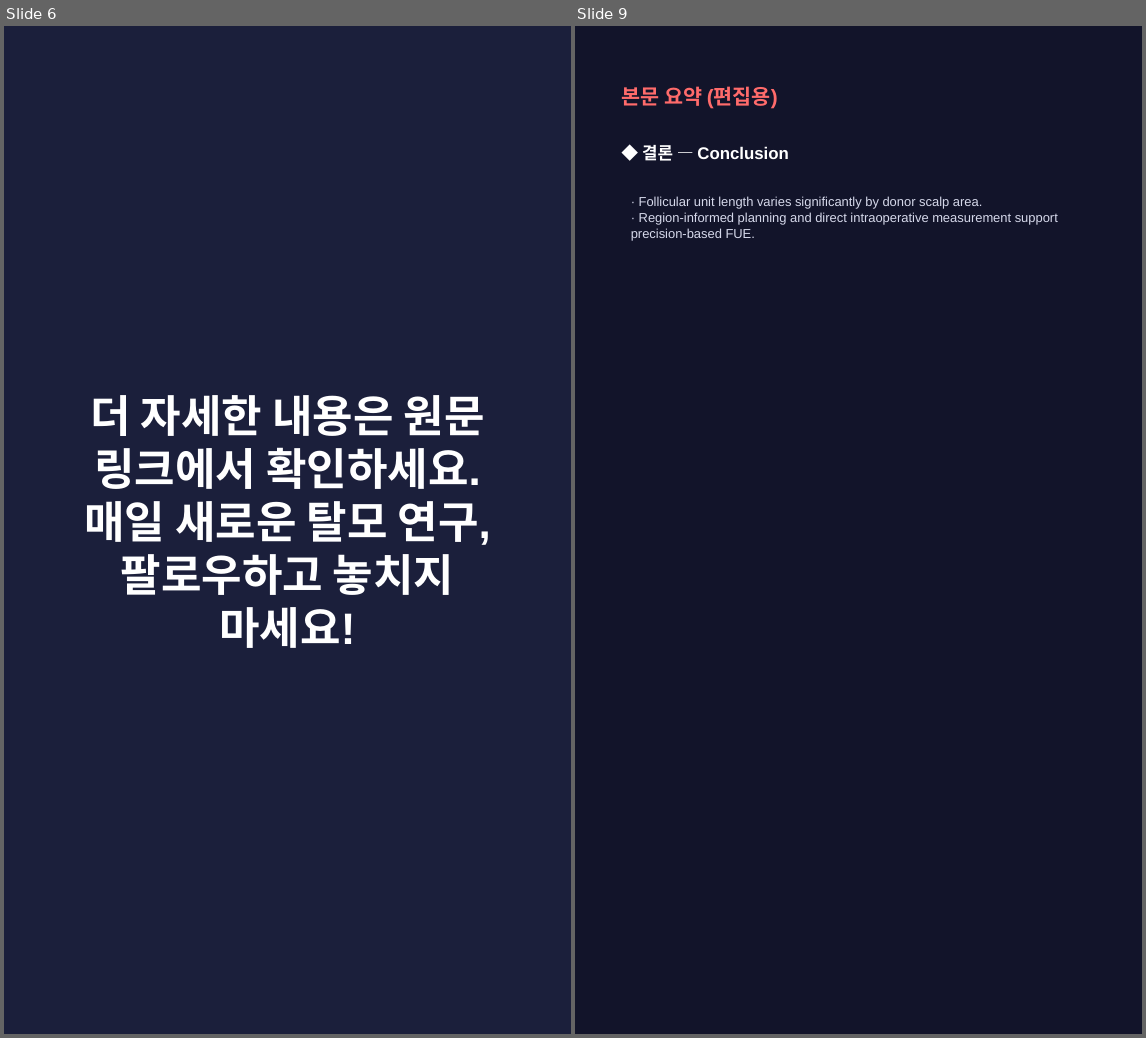
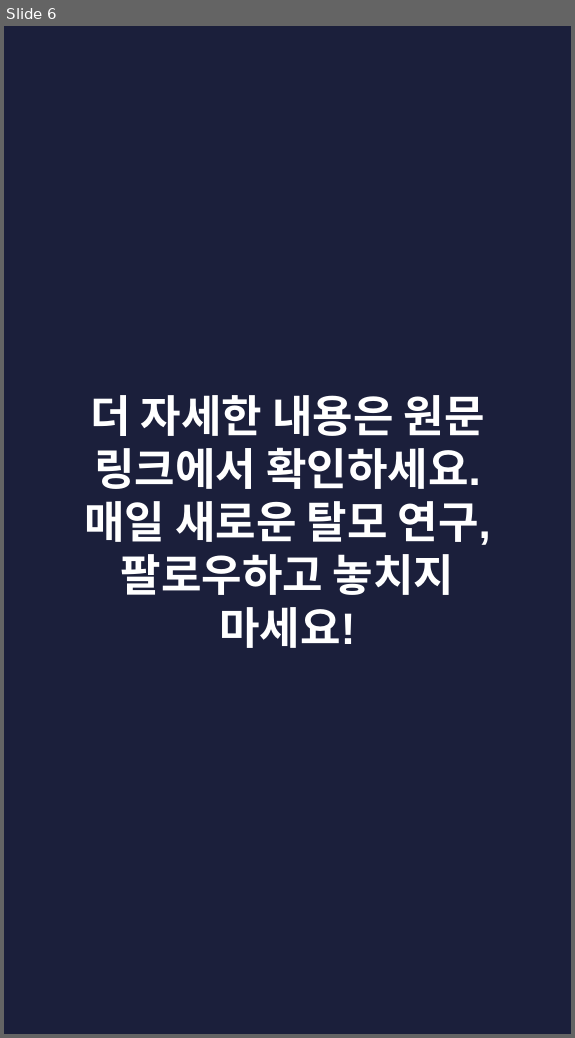
Before and after one commit to hyokang2010-BJ-ANTH/product-builder-test, a slide deck: pwa/data/latest/slides.pptx. Shown side by side, each under a label of ours: slides 6 and 9 before the commit, slide 6 after it; the slides between them are not shown. The pictures are 1146x1038 and 575x1038 pixels, drawn with LibreOffice and Linux fonts; fonts in the diff are those of the drawing. Boxes give left, top, right and bottom in pixels: in the first picture for what was removed or moved away, otherwise in the second. Text is boxed around its words. In the diff, an @@ line names an element or a change of style, - is before the commit and + after.

```diff
--- a/pwa/data/latest/slides.pptx
+++ b/pwa/data/latest/slides.pptx
@@ slide 9 removed at [575, 26, 1142, 1034], background #12142A @@
@@ text removed at [621, 86, 778, 109] @@
-본문 요약 (편집용)
@@ text removed at [642, 145, 788, 161] @@
-◆ 결론 — Conclusion
@@ text removed at [631, 196, 1058, 240] @@
-· Follicular unit length varies significantly by donor scalp area.
-· Region-informed planning and direct intraoperative measurement support precision-based FUE.
```
Also in this commit, not shown: 2 slides changed, 5 slides added, 5 other slides removed, 26 other files.
